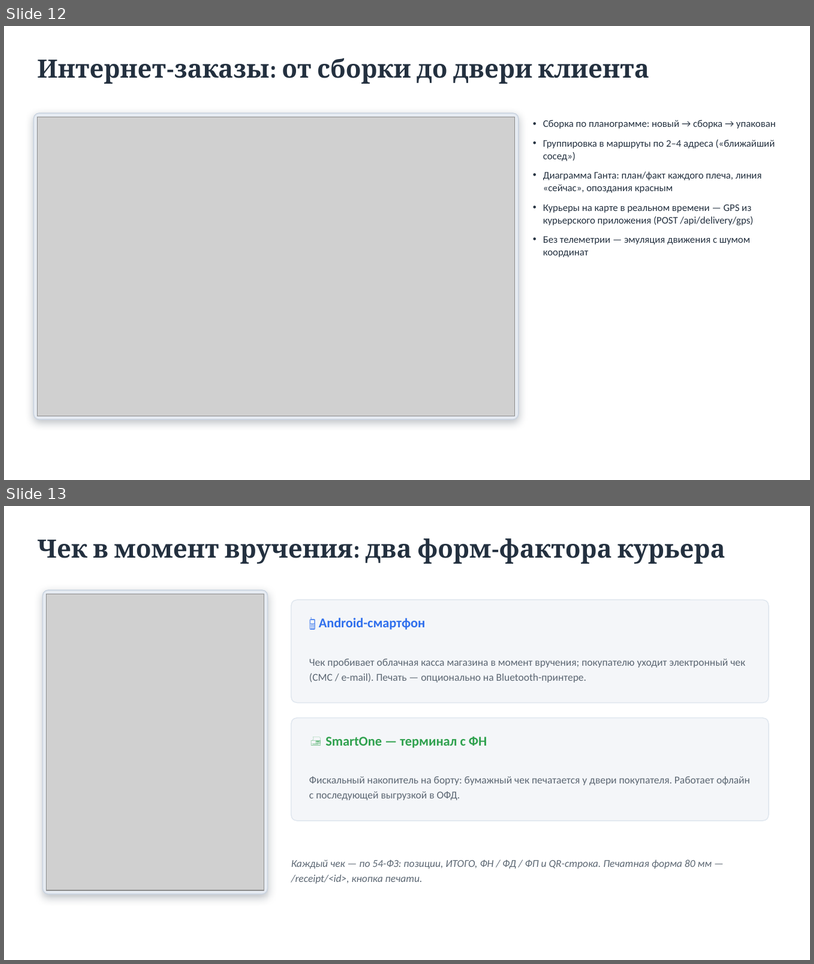
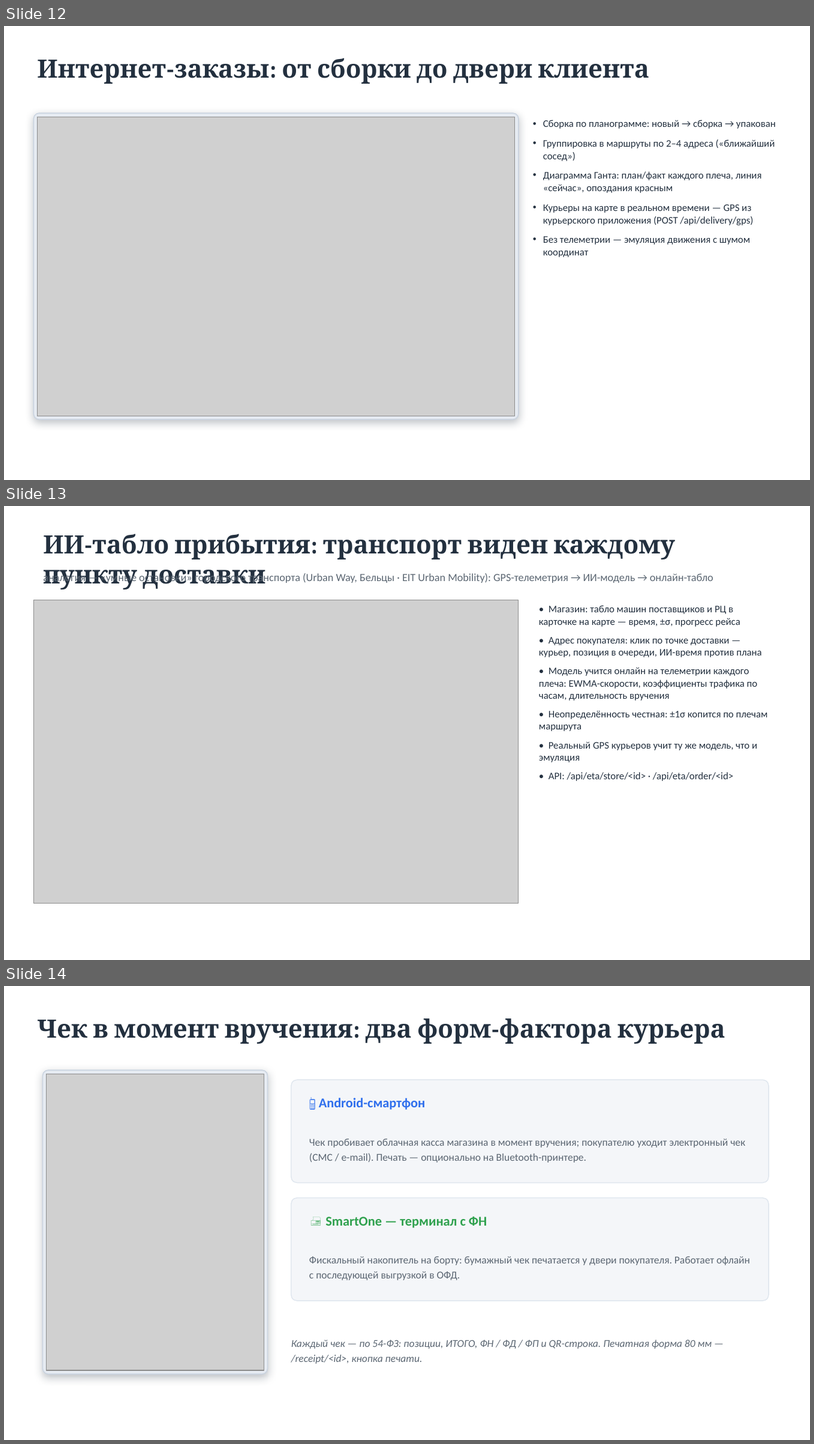
Before and after one commit to PavelTuhari/gourmet, a slide deck: planogram3d/docs/presentation.pptx. Shown one above the other, each under a label of ours: slides 12 and 13 before the commit, slides 12, 13 and 14 after it. The pictures are 814x964 and 814x1444 pixels, drawn with LibreOffice and Linux fonts; fonts in the diff are those of the drawing; grey boxes stand for pictures. Boxes give left, top, right and bottom in pixels: in the first picture for what was removed or moved away, otherwise in the second. Text is boxed around its words. In the diff, an @@ line names an element or a change of style, - is before the commit and + after.

```diff
--- a/planogram3d/docs/presentation.pptx
+++ b/planogram3d/docs/presentation.pptx
@@ slide 13 added at [4,506,810,960], background #FFFFFF @@
@@ text added at [43,534,675,589], 30 pt, text #23303F, bold @@
+ИИ-табло прибытия: транспорт виден каждому пункту доставки
@@ text added at [43,573,714,585], 13 pt, text #5B6672 @@
+аналогия — «умные остановки» городского транспорта (Urban Way, Бельцы · EIT Urban Mobility): GPS-телеметрия → ИИ-модель → онлайн-табло
@@ picture added at [33,600,519,903] @@
@@ text added at [539,605,768,781], 12 pt, text #23303F @@
+• Магазин: табло машин поставщиков и РЦ в карточке на карте — время, ±σ, прогресс рейса
+• Адрес покупателя: клик по точке доставки — курьер, позиция в очереди, ИИ-время против плана
+• Модель учится онлайн на телеметрии каждого плеча: EWMA-скорости, коэффициенты трафика по часам, длительность вручения
+• Неопределённость честная: ±1σ копится по плечам маршрута
+• Реальный GPS курьеров учит ту же модель, что и эмуляция
+• API: /api/eta/store/<id> · /api/eta/order/<id>
@@ what was slide 13 is now slide 14 @@
```
Also in this commit, not shown: 14 other files.
